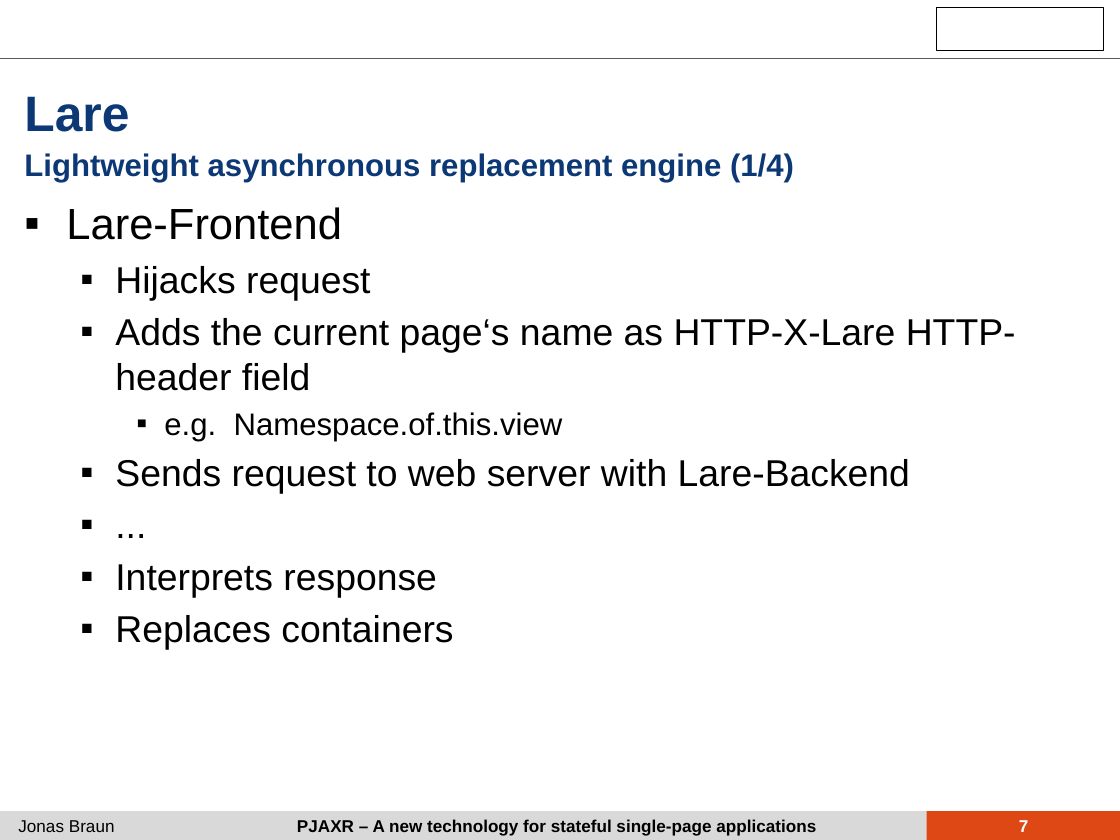
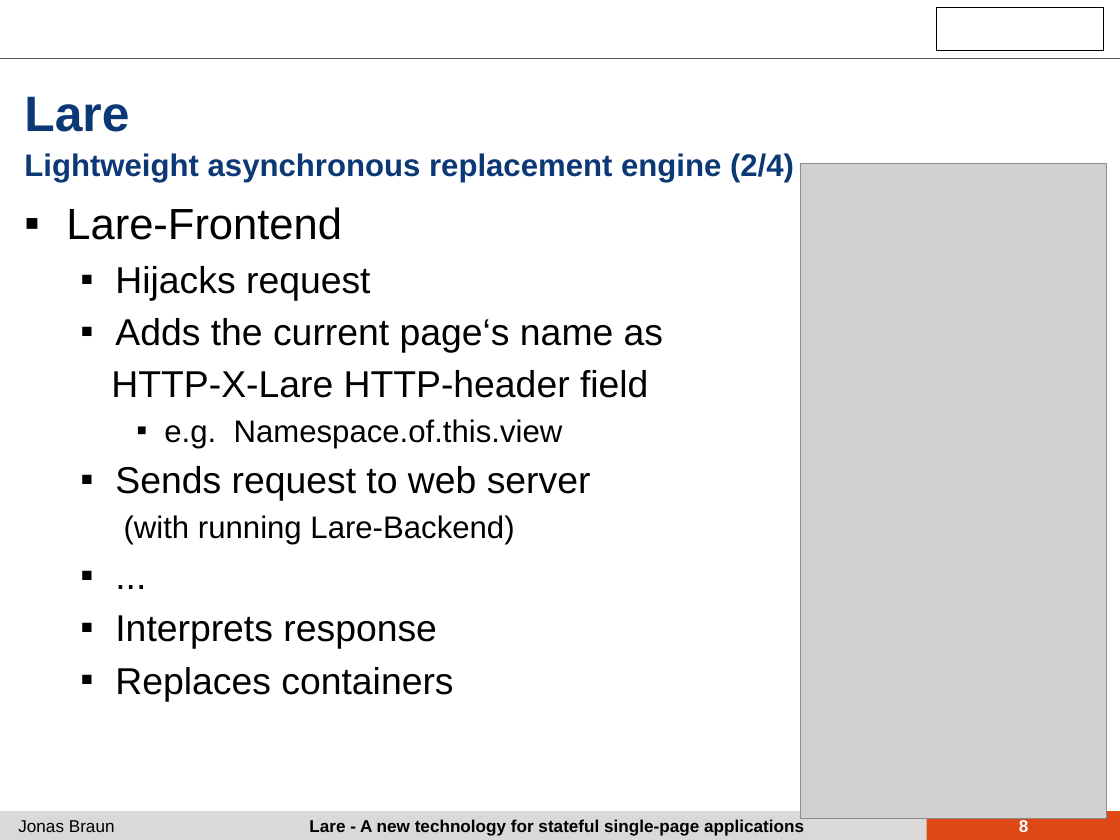
Before and after one commit to iekadou/bachelor-thesis, a slide deck: slide 8 of colloquium/colloquium.pptx (slide 7 before the commit). Drawn at 1120x840 pixels with LibreOffice and Linux fonts; fonts in the diff are those of the drawing; grey boxes stand for pictures; background and template pictures are left out. Boxes give left, top, right and bottom in pixels: in the first picture for what was removed or moved away, otherwise in the second. Text is boxed around its words. In the diff, an @@ line names an element or a change of style, - is before the commit and + after.

```diff
--- a/colloquium/colloquium.pptx
+++ b/colloquium/colloquium.pptx
@@ text at bbox=[24, 153, 794, 182]: text changed @@
-Lightweight asynchronous replacement engine (1/4)
+Lightweight asynchronous replacement engine (2/4)
@@ picture added at bbox=[801, 164, 1108, 819] @@
@@ text at bbox=[111, 318, 663, 398]: text changed @@
-  ▪ Adds the current page‘s name as HTTP-X-Lare HTTP-header field
+  ▪ Adds the current page‘s name as
+  HTTP-X-Lare HTTP-header field
@@ text at bbox=[115, 466, 591, 544]: text changed; size 24 to 20 pt @@
-  ▪ Sends request to web server with Lare-Backend
+  ▪ Sends request to web server
+  (with running Lare-Backend)
@@ text at bbox=[309, 818, 804, 836]: text changed @@
-PJAXR – A new technology for stateful single-page applications
+Lare - A new technology for stateful single-page applications
@@ page number at bbox=[1019, 818, 1029, 832]: text changed @@
-7
+8
```
Also in this commit, not shown: 21 other slides changed, 3 slides added, 1 slide removed, 1 other file.
